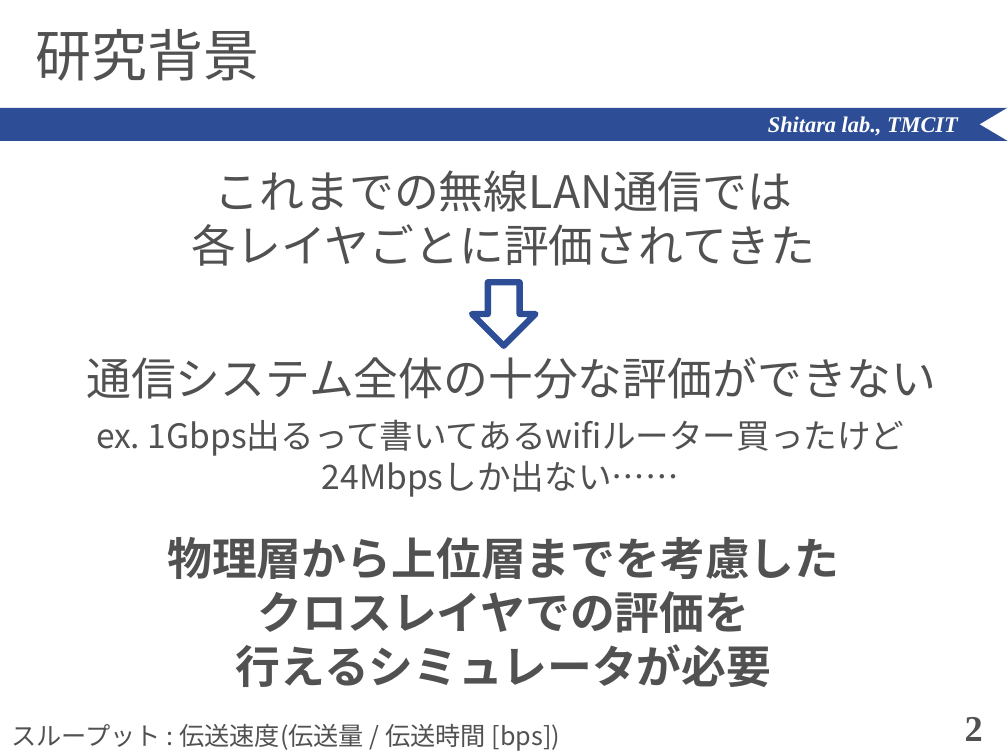
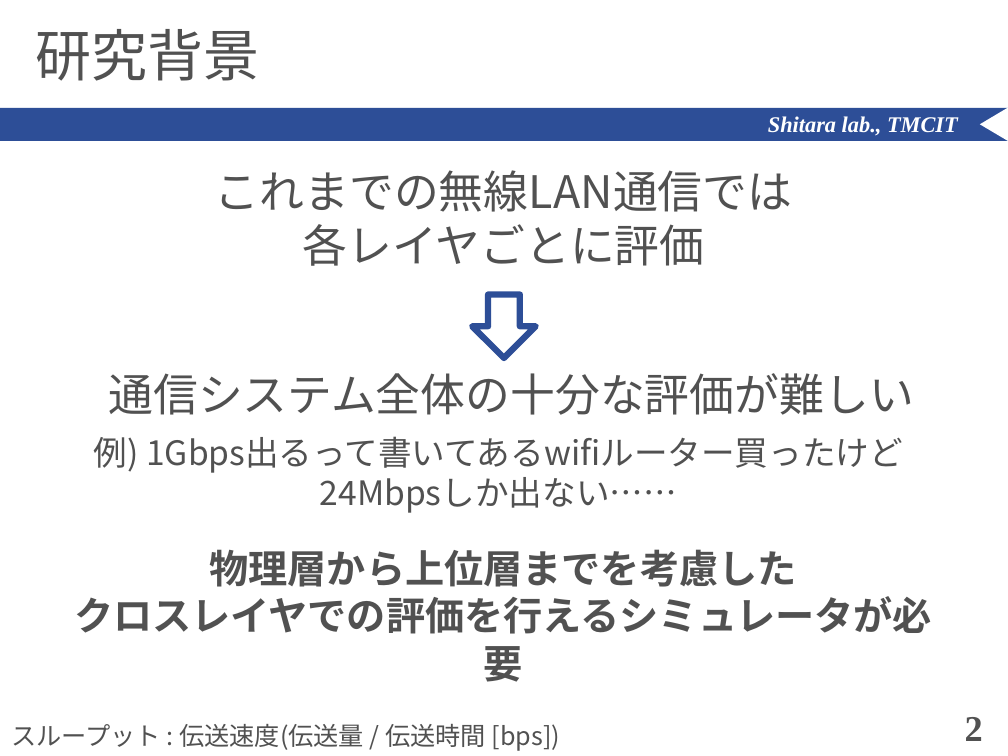
Before and after one commit to ShitaLab-TMCIT/IEEE802.11simulator, a slide deck: slide 2 of paper/shimozawa.pptx. Drawn at 1008x756 pixels with LibreOffice and Linux fonts; fonts in the diff are those of the drawing. Boxes give left, top, right and bottom in pixels: in the first picture for what was removed or moved away, otherwise in the second. Text is boxed around its words. In the diff, an @@ line names an element or a change of style, - is before the commit and + after.

```diff
--- a/paper/shimozawa.pptx
+++ b/paper/shimozawa.pptx
@@ text at bbox=[303, 224, 705, 266]: text changed @@
-各レイヤごとに評価されてきた
+各レイヤごとに評価
@@ down arrow: place and size @@
-down arrow at bbox=[472, 282, 535, 346]
+down arrow at bbox=[473, 294, 536, 358]
@@ text at bbox=[108, 373, 913, 415]: text changed @@
-通信システム全体の十分な評価ができない
+通信システム全体の十分な評価が難しい
@@ text "例) 1Gbps出るって書いてあるwifiルーター買ったけど": place and size @@
-text "例) 1Gbps出るって書いてあるwifiルーター買ったけど" at bbox=[96, 419, 905, 497]
+text "例) 1Gbps出るって書いてあるwifiルーター買ったけど" at bbox=[94, 436, 903, 513]
@@ text at bbox=[94, 436, 903, 473]: text changed @@
-ex. 1Gbps出るって書いてあるwifiルーター買ったけど
+例) 1Gbps出るって書いてあるwifiルーター買ったけど
@@ text "物理層から上位層までを考慮した": place and size @@
-text "物理層から上位層までを考慮した" at bbox=[167, 537, 839, 687]
+text "物理層から上位層までを考慮した" at bbox=[74, 549, 932, 634]
@@ text at bbox=[210, 549, 797, 587]: size 32 to 28 pt in "物理層から上位層までを考慮した" @@
@@ text at bbox=[74, 596, 932, 634]: text changed; size 32 to 28 pt @@
-クロスレイヤでの評価を
-行えるシミュレータが必要
+クロスレイヤでの評価を行えるシミュレータが必要
```
Also in this commit, not shown: 11 other slides changed, 13 other files.
